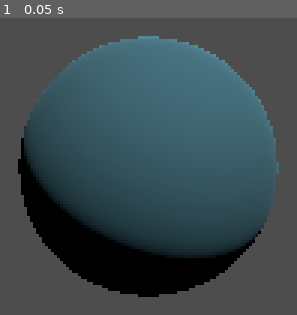
Above: before the commit, frame 1.
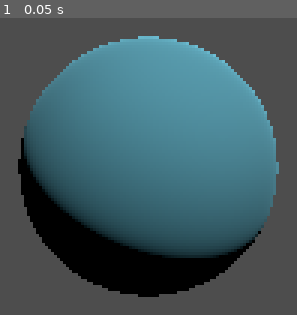
Above: after the commit, the same moment.

Repository: nonyx777/AllAboutNoise
Game: Godot game, scene res://Scene/procedural_planet.tscn
The game is run twice, just before and just after one commit, with the same random seed, the same clock (stepped at 60 frames per second) and the same inputs.
Inputs:
- Up to frame 1 (0.05 s): no input

The runs differ from the first frame. In frame 1, 44% of the frame differs, in the area x 9-94%, y 6-75%.

Commit message:
Resource for noise property

Diff:
--- a/Resources/planet.tres
+++ /dev/null
@@ -1,9 +0,0 @@
-[gd_resource type="Resource" script_class="Planet" load_steps=2 format=3 uid="uid://yk1d5rvlox8b"]
-
-[ext_resource type="Script" path="res://Resources/planet.gd" id="1_m1wbk"]
-
-[resource]
-script = ExtResource("1_m1wbk")
-radius = 0.5
-height = 1.0
-color = Color(0.244769, 0.418977, 0.472614, 1)
--- /dev/null
+++ b/Resources/planet_noise.gd
@@ -0,0 +1,39 @@
+@tool
+class_name PlanetNoise extends Resource
+@export var strength: float:
+	set(p_strength):
+		strength = p_strength
+		changed.emit()
+@export var octaves: int:
+	set(p_octaves):
+		octaves = p_octaves
+		changed.emit()
+@export var baseRoughness: float:
+	set(p_baseRoughness):
+		baseRoughness = p_baseRoughness
+		changed.emit()
+@export var roughness: float:
+	set(p_roughness):
+		roughness = p_roughness
+		changed.emit()
+@export var persistance: float:
+	set(p_persistance):
+		persistance = p_persistance
+		changed.emit()
+@export var center: Vector3:
+	set(p_center):
+		center = p_center
+		changed.emit()
+@export var minValue: float:
+	set(p_minValue):
+		minValue = p_minValue
+		changed.emit()
+
+func _init(p_strength = 1.0, p_octaves = 1, p_baseRoughness = 1.0, p_roughness = 2, p_persistance = 0.5, p_center = Vector3.ZERO, p_minValue = 0.0) -> void:
+	strength = p_strength
+	octaves = p_octaves
+	baseRoughness = p_baseRoughness
+	roughness = p_roughness
+	persistance = p_persistance
+	center = p_center
+	minValue = p_minValue
--- /dev/null
+++ b/Resources/planet_noise.tres
@@ -0,0 +1,13 @@
+[gd_resource type="Resource" script_class="PlanetNoise" load_steps=2 format=3 uid="uid://ba25kvw4ph8as"]
+
+[ext_resource type="Script" path="res://Resources/planet_noise.gd" id="1_py1cc"]
+
+[resource]
+script = ExtResource("1_py1cc")
+strength = 1.0
+octaves = 1
+baseRoughness = 1.0
+roughness = 2.0
+persistance = 0.5
+center = Vector3(0, 0, 0)
+minValue = 0.0
--- a/Resources/planet.gd
+++ b/Resources/planet_property.gd
@@ -1,4 +1,5 @@
-class_name Planet extends Resource
+@tool
+class_name PlanetProperty extends Resource
 @export var radius: float:
 	set(p_radius):
 		radius = p_radius
--- /dev/null
+++ b/Resources/planet_property.tres
@@ -0,0 +1,9 @@
+[gd_resource type="Resource" script_class="PlanetProperty" load_steps=2 format=3 uid="uid://ji3bctd7w010"]
+
+[ext_resource type="Script" path="res://Resources/planet_property.gd" id="1_1xbsr"]
+
+[resource]
+script = ExtResource("1_1xbsr")
+radius = 0.5
+height = 1.0
+color = Color(0.313474, 0.581892, 0.65291, 1)
--- a/Scene/procedural_planet.tscn
+++ b/Scene/procedural_planet.tscn
@@ -1,21 +1,23 @@
-[gd_scene load_steps=5 format=3 uid="uid://1o6dktjcpns"]
+[gd_scene load_steps=6 format=3 uid="uid://1o6dktjcpns"]
 
 [ext_resource type="Script" path="res://Script/procedural_planet.gd" id="1_vq354"]
-[ext_resource type="Resource" uid="uid://yk1d5rvlox8b" path="res://Resources/planet.tres" id="2_5ss48"]
+[ext_resource type="Resource" uid="uid://ji3bctd7w010" path="res://Resources/planet_property.tres" id="2_guau4"]
+[ext_resource type="Resource" uid="uid://ba25kvw4ph8as" path="res://Resources/planet_noise.tres" id="3_l35oc"]
 
-[sub_resource type="StandardMaterial3D" id="StandardMaterial3D_rbxwp"]
-albedo_color = Color(0.244769, 0.418977, 0.472614, 1)
+[sub_resource type="StandardMaterial3D" id="StandardMaterial3D_mb6br"]
+albedo_color = Color(0.313474, 0.581892, 0.65291, 1)
 
-[sub_resource type="SphereMesh" id="SphereMesh_db6dx"]
-material = SubResource("StandardMaterial3D_rbxwp")
+[sub_resource type="SphereMesh" id="SphereMesh_iu6y5"]
+material = SubResource("StandardMaterial3D_mb6br")
 
 [node name="ProceduralPlanet" type="Node3D" node_paths=PackedStringArray("planet")]
 script = ExtResource("1_vq354")
-property = ExtResource("2_5ss48")
+property = ExtResource("2_guau4")
+planetNoise = ExtResource("3_l35oc")
 planet = NodePath("Planet")
 
 [node name="Planet" type="MeshInstance3D" parent="."]
-mesh = SubResource("SphereMesh_db6dx")
+mesh = SubResource("SphereMesh_iu6y5")
 
 [node name="Camera3D" type="Camera3D" parent="."]
 transform = Transform3D(-0.352315, -0.213778, 0.911138, 0, 0.973562, 0.228425, -0.935881, 0.0804774, -0.343, 3.12463, 0.783353, -1.17628)
--- a/Script/procedural_planet.gd
+++ b/Script/procedural_planet.gd
@@ -1,17 +1,37 @@
 @tool
 extends Node3D
 
-@export var property: Resource:
+var material: Material
+
+@export var property: PlanetProperty:
 	set(p_resource):
 		if property != null:
-			property.changed.disconnect(_on_resource_set)
+			property.changed.disconnect(_on_property_changed)
 		property = p_resource
-		property.changed.connect(_on_resource_set)
+		property.changed.connect(_on_property_changed)
+@export var planetNoise: PlanetNoise:
+	set(p_planetNoise):
+		if planetNoise != null:
+			planetNoise.changed.disconnect(_on_noise_changed)
+		planetNoise = p_planetNoise
+		planetNoise.changed.connect(_on_noise_changed)
 
 @export var planet: MeshInstance3D
 
-func _on_resource_set():
-	if property:
+func _on_property_changed():
+	if material != null:
 		planet.mesh.radius = property.radius
 		planet.mesh.height = property.height
-		planet.mesh.surface_get_material(0).albedo_color = property.color;
+		material.albedo_color = property.color;
+	material = planet.mesh.surface_get_material(0)
+
+func _on_noise_changed():
+	if material != null:
+		material.set_shader_parameter("strength", planetNoise.strength)
+		material.set_shader_parameter("octaves", planetNoise.octaves)
+		material.set_shader_parameter("baseRoughness", planetNoise.baseRoughness)
+		material.set_shader_parameter("roughness", planetNoise.roughness)
+		material.set_shader_parameter("persistance", planetNoise.persistance)
+		material.set_shader_parameter("center", planetNoise.center)
+		material.set_shader_parameter("minValue", planetNoise.minValue)
+	material = planet.mesh.surface_get_material(0)
